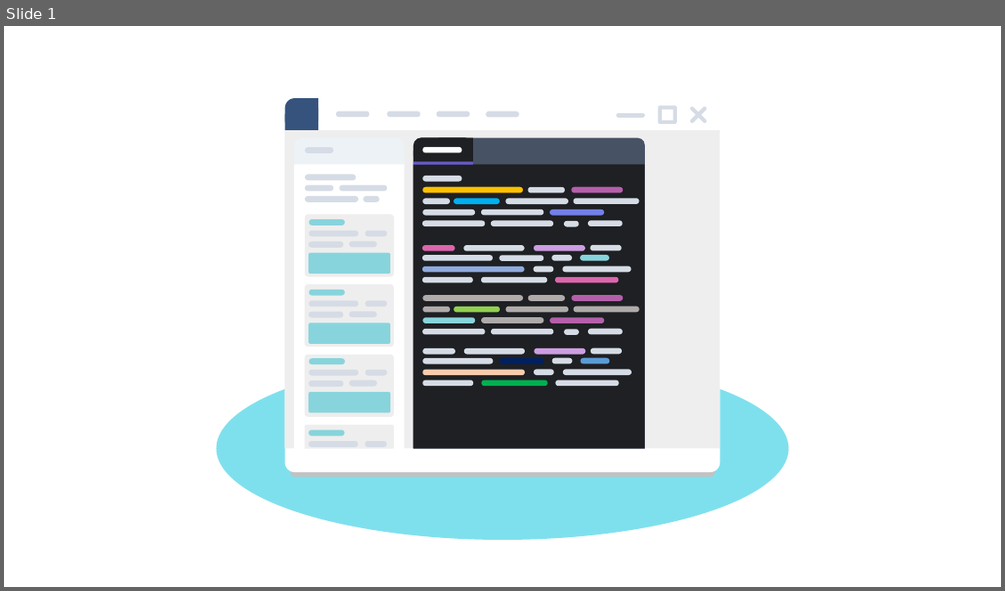
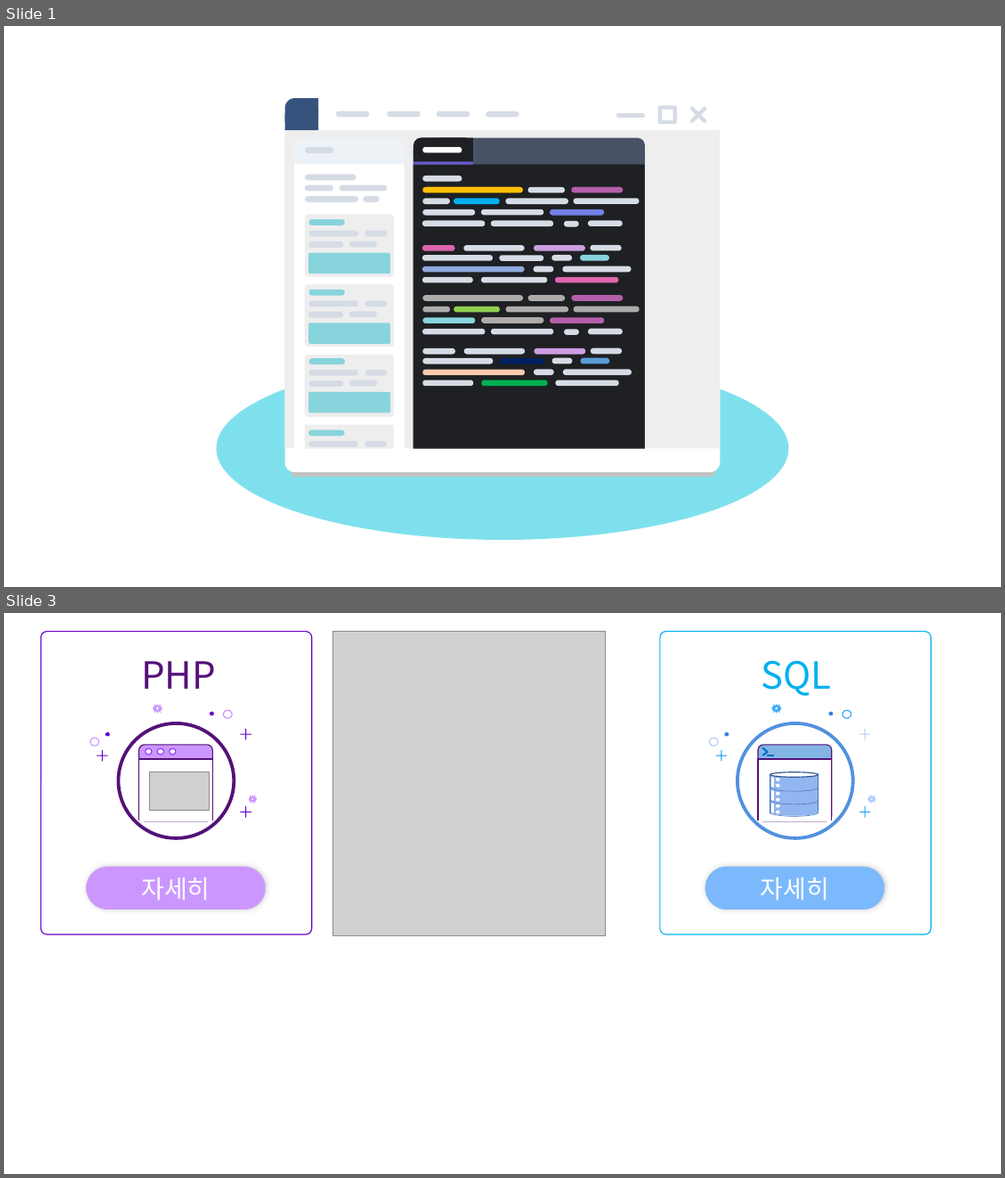
Before and after one commit to jadru/Assignment_ASP_Include, a slide deck: include_home_img.pptx. Shown one above the other, each under a label of ours: slide 1 before the commit, slides 1 and 3 after it; the slides between them are not shown. The pictures are 1005x591 and 1005x1178 pixels, drawn with LibreOffice and Linux fonts; fonts in the diff are those of the drawing; grey boxes stand for pictures. Boxes give left, top, right and bottom in pixels: in the first picture for what was removed or moved away, otherwise in the second. Text is boxed around its words. In the diff, an @@ line names an element or a change of style, - is before the commit and + after.

```diff
--- a/include_home_img.pptx
+++ b/include_home_img.pptx
@@ slide 3 added at box(4, 613, 1001, 1174), background #FFFFFF @@
@@ picture added at box(333, 632, 606, 936) @@
@@ group added at box(40, 632, 311, 934): 8 ellipses, 3 rounded rectangles, 3 plus signs, 2 stars, 2 lines, 1 text, 1 rectangle, 1 picture @@
+자세히
+PHP
@@ group added at box(660, 632, 930, 934): 14 lines, 13 ellipses, 3 rounded rectangles, 3 plus signs, 3 arc (boxed as its full ellipse)s, 2 stars, 2 rectangles, 1 text @@
+자세히
+SQL
```
Also in this commit, not shown: 1 slide changed, 10 other files.
